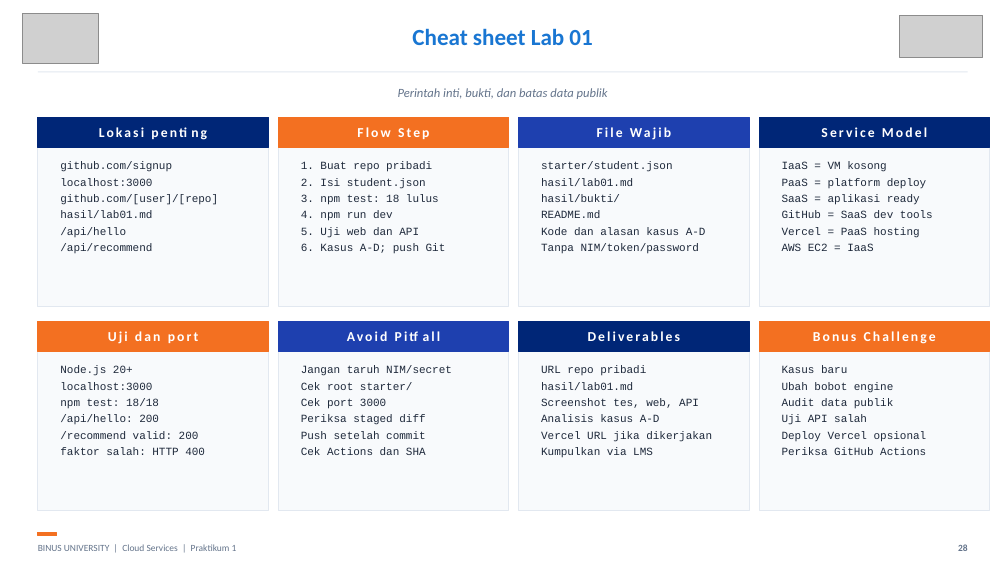
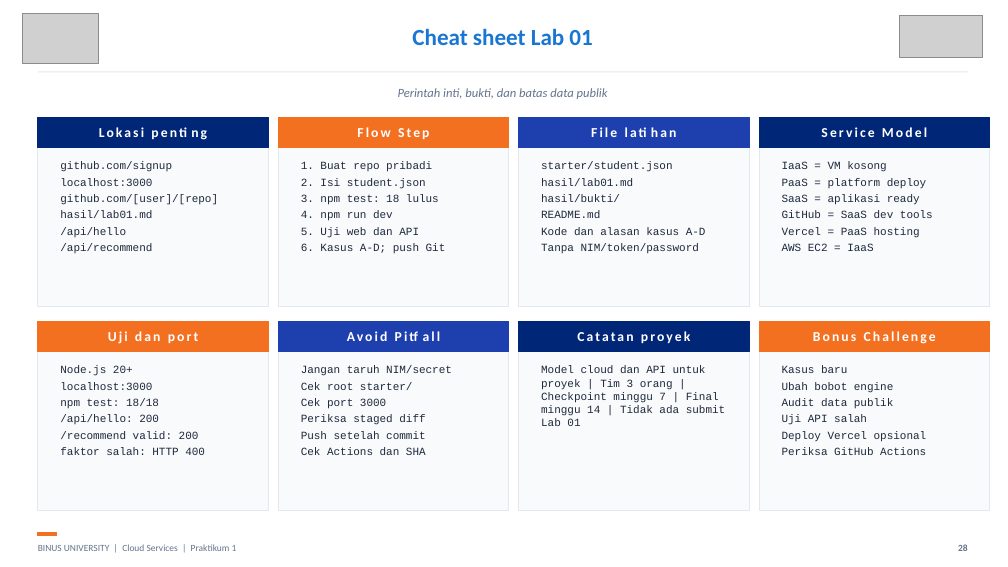
Before and after one commit to SeedFlora/meet1CloudService, a slide deck: slide 28 of slides/LAB01_Pengantar_Cloud_Hands_On_Final.pptx. Drawn at 1008x567 pixels with LibreOffice and Linux fonts; fonts in the diff are those of the drawing; grey boxes stand for pictures. Boxes give left, top, right and bottom in pixels: in the first picture for what was removed or moved away, otherwise in the second. Text is boxed around its words. In the diff, an @@ line names an element or a change of style, - is before the commit and + after.

```diff
--- a/slides/LAB01_Pengantar_Cloud_Hands_On_Final.pptx
+++ b/slides/LAB01_Pengantar_Cloud_Hands_On_Final.pptx
@@ text at bbox=[519, 117, 749, 147]: text changed @@
-File Wajib
+File latihan
@@ text at bbox=[577, 331, 690, 343]: text changed @@
-Deliverables
+Catatan proyek
@@ text at bbox=[541, 366, 725, 426]: text changed @@
-URL repo pribadi
-hasil/lab01.md
-Screenshot tes, web, API
-Analisis kasus A-D
-Vercel URL jika dikerjakan
-Kumpulkan via LMS
+Model cloud dan API untuk proyek | Tim 3 orang | Checkpoint minggu 7 | Final minggu 14 | Tidak ada submit Lab 01
```
Also in this commit, not shown: 6 other slides changed, 11 other files.
